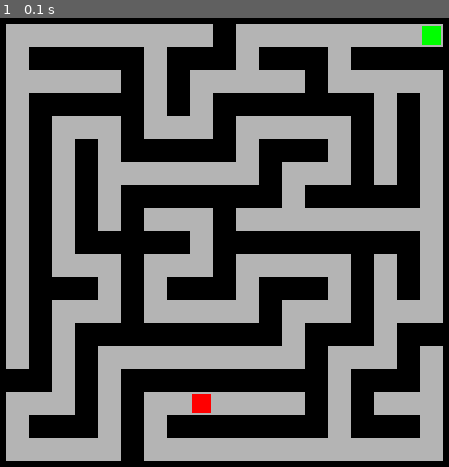
Above: before the commit, frame 1.
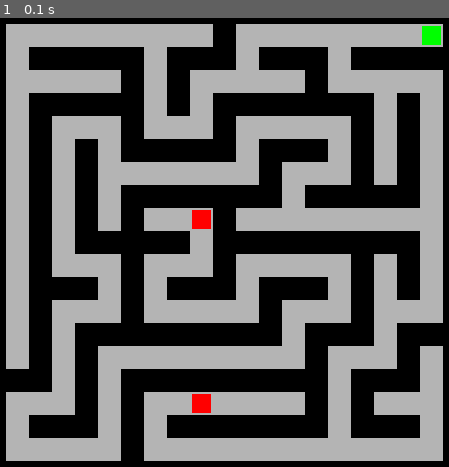
Above: after the commit, the same moment.

Repository: agentultra/Horton
Game: pygame game, started from horton/examples/labyrinth/main.py
The game is run twice, just before and just after one commit, with the same random seed, the same clock (stepped at 60 frames per second) and the same inputs. The source is Python 2; it was converted automatically to run under Python 3.
Inputs:
- Up to frame 1 (0.1 s): no input

The runs differ from the first frame. In frame 1, 0.2% of the frame differs, in the area x 42-47%, y 42-47%.

Commit message:
Add level generation constraints
We regenerate a level's layout until we ensure that there are no
objects within a 5-tile radius of the player's start position and
enemies are not side-by-side.  We just brute-force the layout since
it's such a small space.

Diff:
--- a/horton/examples/labyrinth/levels.py
+++ b/horton/examples/labyrinth/levels.py
@@ -9,12 +9,12 @@
 import enemy
 import player
 
-from utils import distance
+from utils import average, distance
 
 MAZE_ROWS, MAZE_COLS = (10, 10)
 MAZE_W, MAZE_H = (500, 500)
 
-DEPTH_FACTOR = 3
+DEPTH_FACTOR = 2
 
 default_cell = {'north': True,
                 'south': True,
@@ -127,11 +127,12 @@
 
 def enemies_for_depth(depth):
     return [enemy.Enemy()
-            for _ in range(depth, random.randint(depth + 1,
-                                                 (depth * DEPTH_FACTOR) + 1))]
-
-
-def place_enemies_randomly(level):
+            for _ in range(random.randint(depth + 1,
+                                          (depth * DEPTH_FACTOR) + 1))]
+
+
+def place_enemies_randomly(level, depth):
+    level.enemies = enemies_for_depth(depth)
     for enemy in level.enemies:
         while enemy.position == (0, 0):
             random_point = (random.randint(1, level.width - 1),
@@ -149,6 +150,7 @@
     Choose a location along an edge of the map that is furthest from
     all of the enemies.
     """
+    p = player.Player()
     edge_tiles = set([])
     for x in range(1, level.width):
         n, s = (x, 1), (x, level.height - 1)
@@ -165,21 +167,68 @@
 
     enemy_edge_distances = []
     for coordinate in edge_tiles:
-        enemy_edge_distances.append((coordinate, sum([distance(coordinate, enemy.position)
-                                                      for enemy in level.enemies])))
+        enemy_edge_distances.append((coordinate,
+                                     average(*[distance(coordinate, enemy.position)
+                                               for enemy in level.enemies])))
+
     enemy_edge_distances.sort(key=operator.itemgetter(1), reverse=True)
     start_position = enemy_edge_distances[0][0]
-
+    p.position = start_position
+    level.player = p
     level[start_position]['objects'].append(player.Player(*start_position))
 
+
+def satisfactory_placement(level):
+    """
+    Return True if the placement of the enemies in relation to the
+    player meets our requirements.
+
+    A satisfactory placement consists of the following rules:
+      - There is no enemy within a 5-tile radius of the player
+      - There is no object in a 1 tile radius of an enemy
+    """
+    p_pos = level.player.position
+    p_coords = [(x, y)
+                for x in range(p_pos[0] - 2, p_pos[0] + 3)
+                for y in range(p_pos[1] - 2, p_pos[1] + 3)
+                if level._is_valid_location(x, y)
+                and level[x, y]['passable']
+                and (x, y) != p_pos]
+    if any([level[coord]['objects'] for coord in p_coords]):
+        return False
+
+    for enemy in level.enemies:
+        e_pos = enemy.position
+        e_coords = [(x, y)
+                    for x in range(e_pos[0] - 1, e_pos[0] + 2)
+                    for y in range(e_pos[1] - 1, e_pos[1] + 2)
+                    if level._is_valid_location(x, y)
+                    and level[x, y]['passable']
+                    and (x, y) != e_pos]
+        if any([level[coord]['objects'] for coord in e_coords]):
+            return False
+    return True
+
+
+def clear_level(level):
+    level.enemies = []
+    level.player = None
+    for tile in level:
+        tile['objects'] = []
 
 
 def generate_level(depth):
     maze = generate_maze()
     level = tile_maze(maze)
-    level.enemies = enemies_for_depth(depth)
-    place_enemies_randomly(level)
-    place_player_at_start(level)
+    level.placement_finished = False
+
+    while not level.placement_finished:
+        place_enemies_randomly(level, depth)
+        place_player_at_start(level)
+        if satisfactory_placement(level):
+            level.placement_finished = True
+        else:
+            clear_level(level)
 
     return level
 
--- a/horton/examples/labyrinth/main.py
+++ b/horton/examples/labyrinth/main.py
@@ -30,7 +30,7 @@
 screen.fill(SCREEN_BLANK_COLOUR)
 
 # TODO: remove me! just some test code
-level = levels.generate_level(DEPTH)
+level = levels.generate_level(1)
 levels.render_level(screen, level)
 # end TODO
 
--- a/horton/examples/labyrinth/utils.py
+++ b/horton/examples/labyrinth/utils.py
@@ -14,3 +14,10 @@
     b = p1[1] - p2[1]
     c = a**2 + b**2
     return math.sqrt(c)
+
+
+def average(*args):
+    """
+    Return the average from the list of args.
+    """
+    return sum(args) / len(args)
